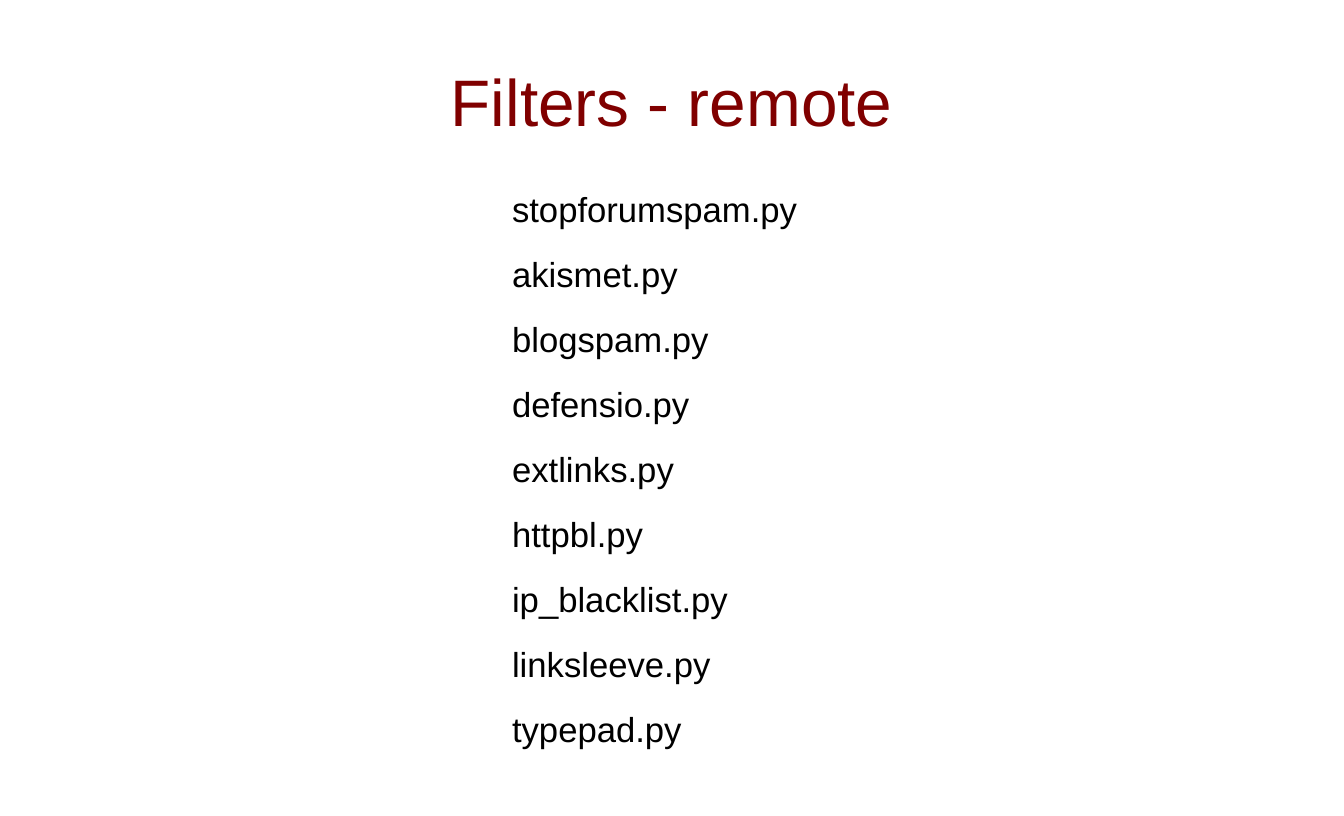
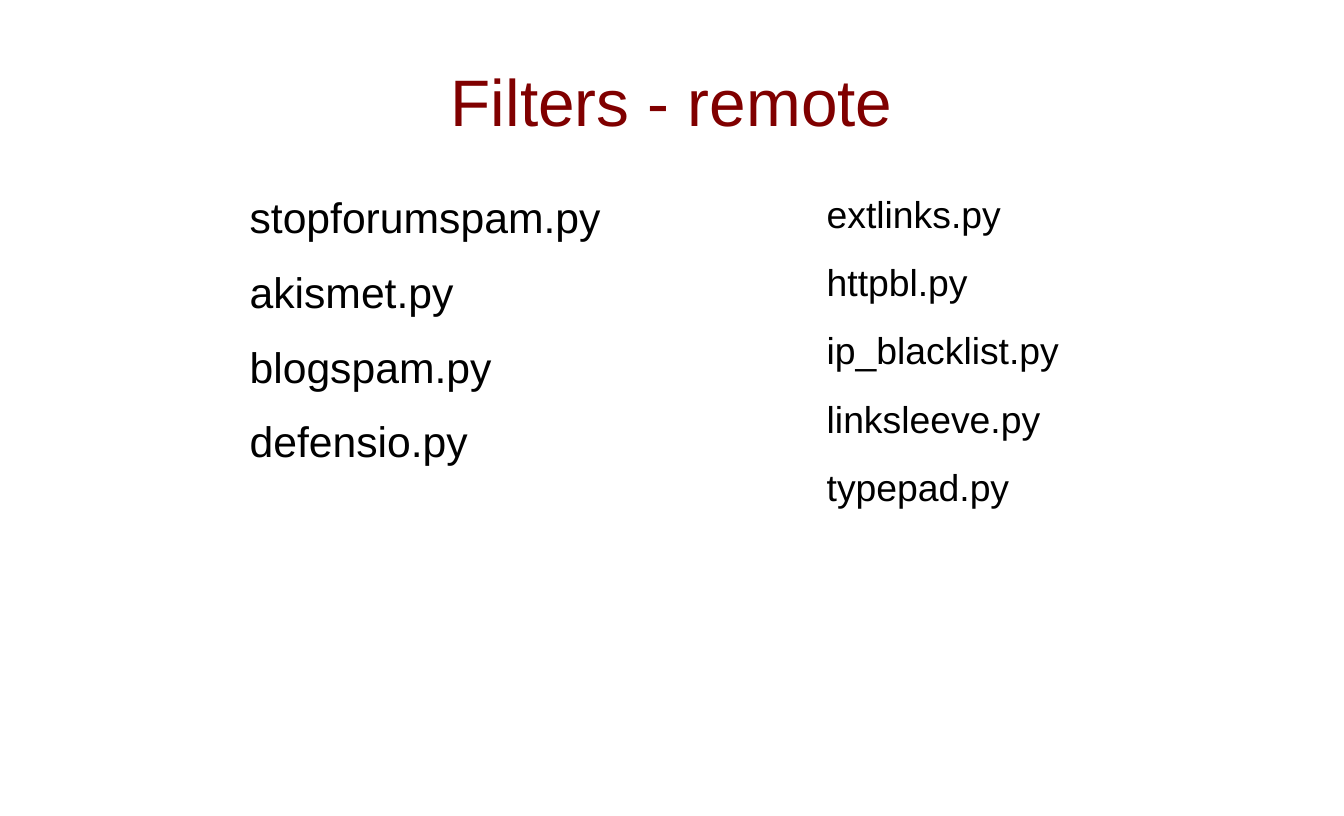
Before and after one commit to slinkp/pygotham_hamage_demo, a slide deck: slide 18 of pygotham2_hamage_slides.odp. Drawn at 1344x816 pixels with LibreOffice and Linux fonts; fonts in the diff are those of the drawing. Boxes give left, top, right and bottom in pixels: in the first picture for what was removed or moved away, otherwise in the second. Text is boxed around its words. In the diff, an @@ line names an element or a change of style, - is before the commit and + after.

Commit message:
post-conference slide tweaks: typos etc

```diff
--- a/pygotham2_hamage_slides.odp
+++ b/pygotham2_hamage_slides.odp
@@ text added at <box>250,202,601,466</box>, 32 pt, text #000000 @@
+stopforumspam.py
+akismet.py
+blogspam.py
+defensio.py
@@ text at <box>512,197,797,424</box>: paragraphs removed @@
-stopforumspam.py
-akismet.py
-blogspam.py
-defensio.py
@@ text "extlinks.py": place and size @@
-text "extlinks.py" at <box>512,197,797,749</box>
+text "extlinks.py" at <box>827,201,1059,509</box>
@@ text "extlinks.py" at <box>827,201,1059,509</box>: size 26 to 28 pt @@
```
Also in this commit, not shown: 7 other slides changed, 1 other file.
